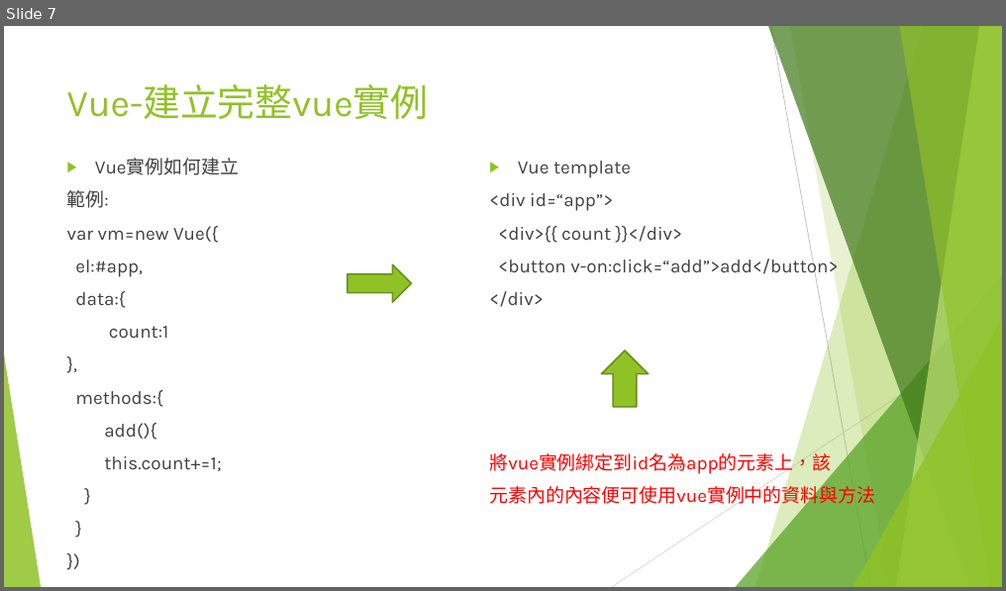
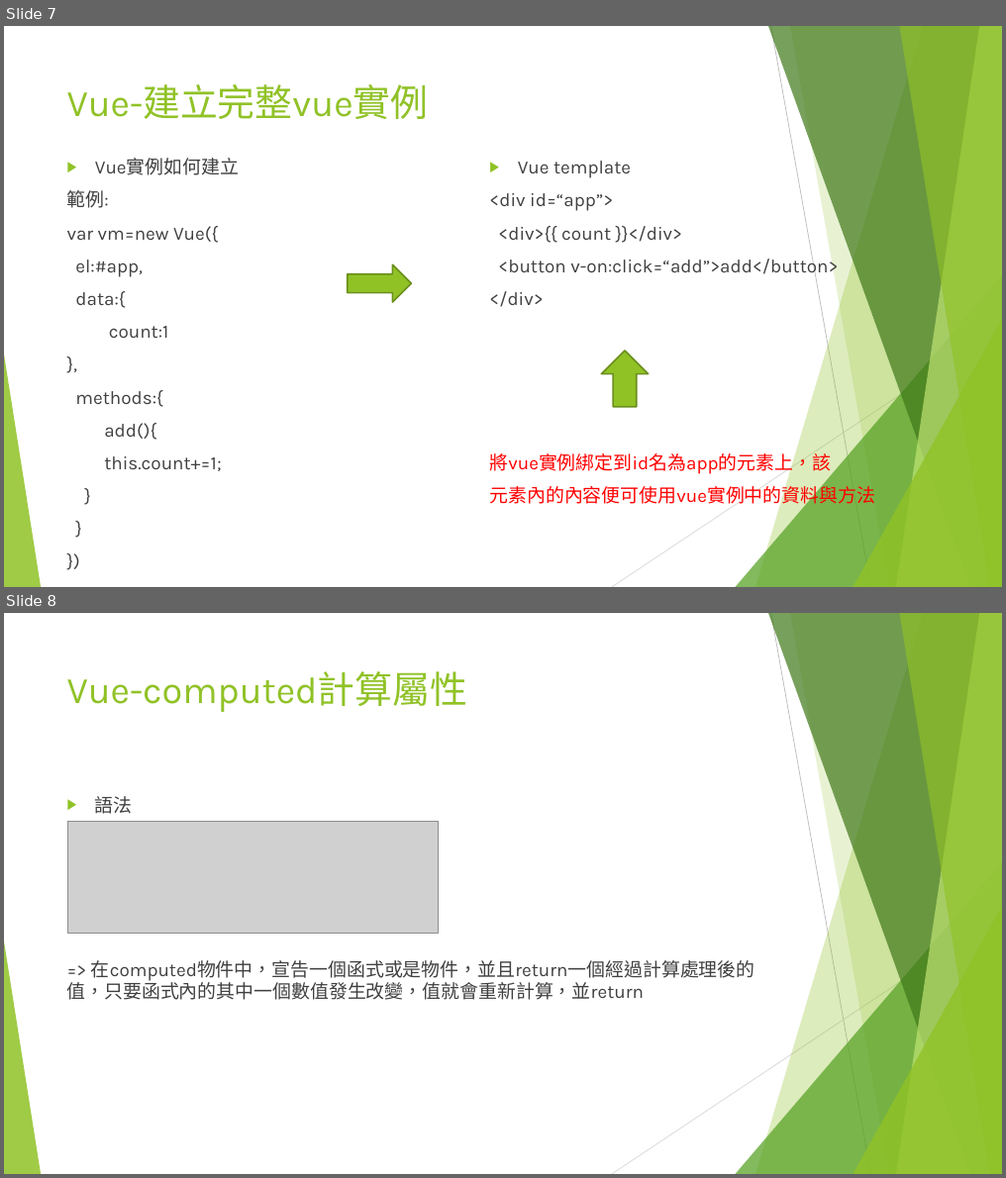
Before and after one commit to JSENESoftware/Education, a slide deck: Vue教育訓練.pptx. Shown one above the other, each under a label of ours: slide 7 before the commit, slides 7 and 8 after it. The pictures are 1006x591 and 1006x1178 pixels, drawn with LibreOffice and Linux fonts; fonts in the diff are those of the drawing; grey boxes stand for pictures. Boxes give left, top, right and bottom in pixels: in the first picture for what was removed or moved away, otherwise in the second. Text is boxed around its words. In the diff, an @@ line names an element or a change of style, - is before the commit and + after.

```diff
--- a/Vue教育訓練.pptx
+++ b/Vue教育訓練.pptx
@@ slide 8 added at bbox=[4, 613, 1002, 1174], background #FFFFFF; not listed: 10 template elements that a slide beside it also shows @@
@@ title added at bbox=[67, 671, 467, 712], 36 pt, text #90C226 @@
+Vue-computed計算屬性
@@ text added at bbox=[67, 796, 755, 1000], 18 pt, text #404040 @@
+▶ 語法
+=> 在computed物件中，宣告一個函式或是物件，並且return一個經過計算處理後的值，只要函式內的其中一個數值發生改變，值就會重新計算，並return
@@ picture added at bbox=[68, 821, 439, 934] @@
```
Also in this commit, not shown: 8 other slides added.
